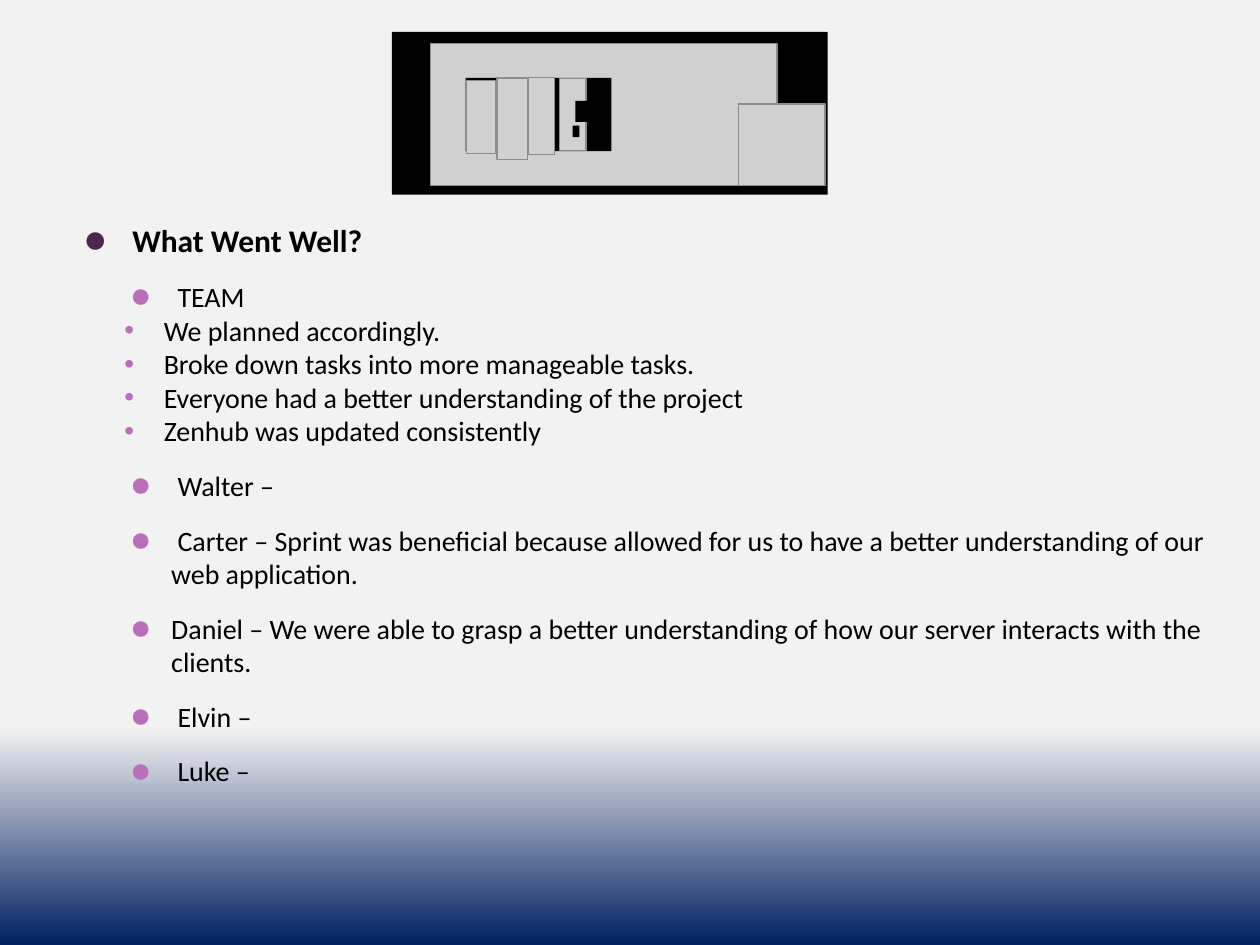
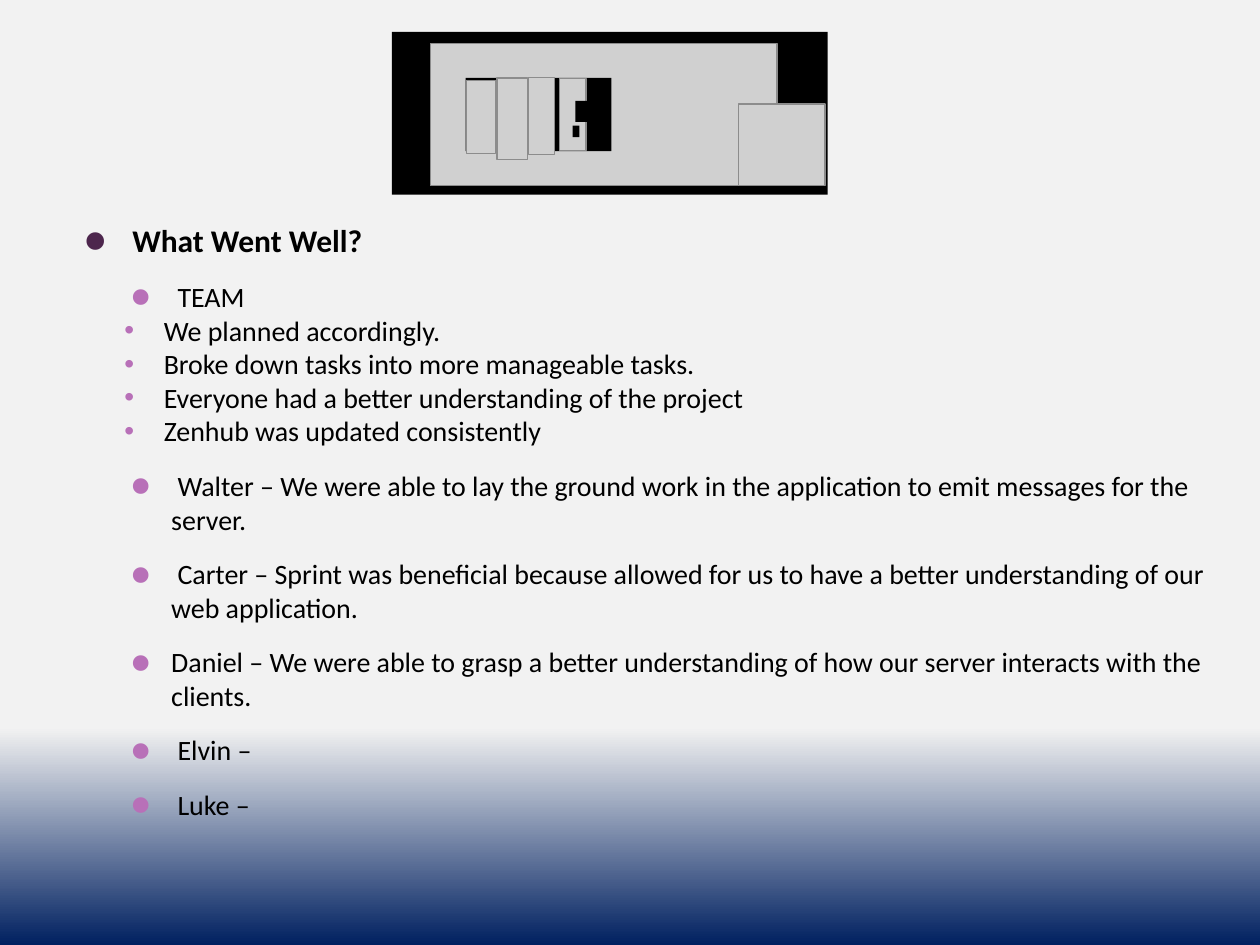
Before and after one commit to cs3398-borgs-bros/JeopardyChamp-Project, a slide deck: slide 1 of docs/Borgs_Retrospective - Sprint 2.pptx. Drawn at 1260x945 pixels with LibreOffice and Linux fonts; fonts in the diff are those of the drawing; grey boxes stand for pictures. Boxes give left, top, right and bottom in pixels: in the first picture for what was removed or moved away, otherwise in the second. Text is boxed around its words. In the diff, an @@ line names an element or a change of style, - is before the commit and + after.

```diff
--- a/docs/Borgs_Retrospective - Sprint 2.pptx
+++ b/docs/Borgs_Retrospective - Sprint 2.pptx
@@ text at bbox=[171, 476, 1188, 531]: text changed @@
-    ⚫ Walter –
+    ⚫ Walter – We were able to lay the ground work in the application to emit messages for the server.
```
Also in this commit, not shown: 1 other slide changed.
